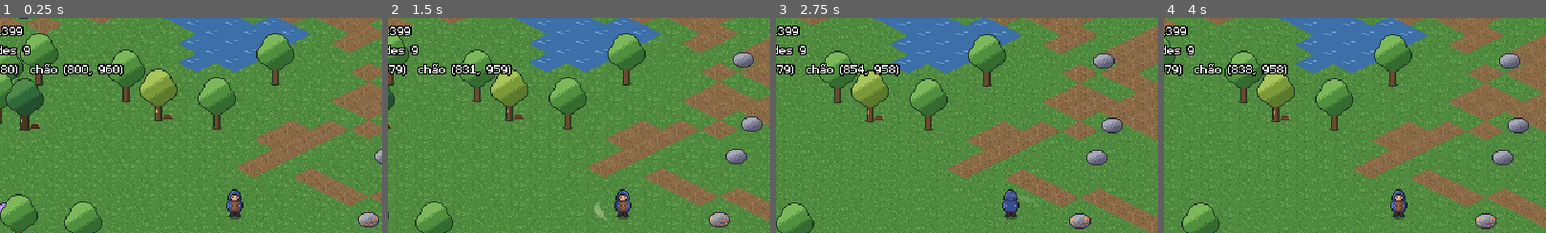
Above: before the commit, frames 1-4 (left to right).
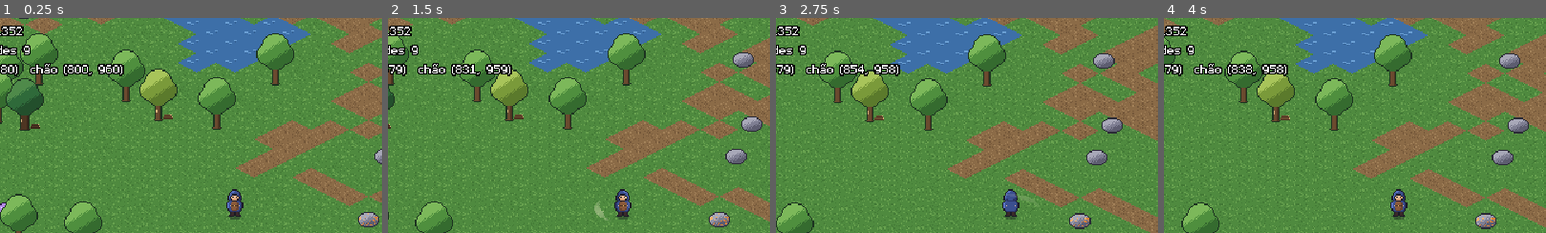
Above: after the commit, the same moments.

Repository: joaovictormendessilva/2d-isometric
Game: Godot game, scene res://scenes/main/main.tscn
The game is run twice, just before and just after one commit, with the same random seed, the same clock (stepped at 60 frames per second) and the same inputs.
Inputs (mouse positions are % of the whole screen's width and height, from its top left):
- Up to frame 1 (0.25 s): no input
- Up to frame 2 (1.5 s): tap Enter (ui_accept) at 0.5 s; move the mouse to (72, 45) at 0.52 s; hold D (move_right) 0.53-1.25 s; hold Enter (ui_accept) 0.53-1.25 s; tap E (interact) at 0.6 s; click (72, 45) at 0.67 s; drag from (30, 55) to (90, 26) at 1.27 s
- Up to frame 3 (2.75 s): tap Enter (ui_accept) at 2, 2.3 s; move the mouse to (60, 28) at 2.02 s; press the mouse at (60, 28) at 2.03 s; hold D (move_right) from 2.03 s (still down)
- Up to frame 4 (4 s): release D (move_right) at 2.75 s; release the mouse at (60, 28) at 2.75 s; drag from (45, 70) to (86, 26) at 2.77 s; tap Enter (ui_accept) at 3.5 s; move the mouse to (80, 65) at 3.52 s; hold A (move_left) from 3.53 s (still down); hold Enter (ui_accept) from 3.53 s (still down); tap E (interact) at 3.6 s; click (80, 65) at 3.67 s
The pictures show only the part of the screen within x 19-69%, y 4-54%; the shares and areas given below are measured in that part.

The runs differ from the first frame. In frame 1, less than 0.1% of the frame differs, in the area x 2-7%, y 3-9%; in frame 2, less than 0.1%; in frame 3, less than 0.1%; in frame 4, less than 0.1%.

Commit message:
E2 feedback: free inventory window, split stacks, starter kit, backpack-ready size
- DraggableWindow (reusable): drag by the title bar, remembers its position locally
  (UserSettings), never leaves the screen; inventory no longer blocks the world
- Close with Esc too; dropping outside the window detected at drag end
- Right click splits a stack with a slider dialog into the slot to the right (validated on
  the host; the window explains when that slot is not free)
- Debug-only starter kit (data/debug/starter_kit.tres, game/debug/starter_kit): never in
  exported builds; tests start empty
- Client asks the host for its full player state when its character arrives
- 12 slots without a backpack (backpacks come with equipment, E4)
- Fix: UI nodes created outside the tree leaked when setup never ran; wrapped hint text
  stretched the window
- Docs: ADR-016 updated (backpacks, free window, split, filter instead of tabs)

Diff:
--- a/core/actors/actor_stats.gd
+++ b/core/actors/actor_stats.gd
@@ -28,5 +28,5 @@
 @export var pickup_radius: float = 16.0
 
 @export_group("Inventário")
-## Espaços do inventário (bolsas e equipamentos poderão somar, por jogador).
+## Espaços do inventário sem mochila (mochilas equipadas somarão, por jogador — Etapa E4).
 @export var inventory_slots: int = Inventory.DEFAULT_SLOTS
--- a/core/items/inventory.gd
+++ b/core/items/inventory.gd
@@ -11,8 +11,8 @@
 
 ## Limite de pilha sem catálogo de itens (testes) ou para item desconhecido.
 const DEFAULT_STACK := 99
-## Tamanho padrão do inventário de um jogador.
-const DEFAULT_SLOTS := 30
+## Espaços de quem ainda não tem mochila (mochilas somam espaços, Etapa E4).
+const DEFAULT_SLOTS := 12
 const EMPTY := &""
 
 var _ids: Array[StringName] = []
@@ -127,6 +127,25 @@
 	return true
 
 
+## Separa `amount` da pilha de `from` para o espaço vazio `to`. Retorna se conseguiu.
+func split(from: int, amount: int, to: int) -> bool:
+	if not can_split(from, amount, to):
+		return false
+	_set_slot(to, _ids[from], amount)
+	_set_slot(from, _ids[from], _amounts[from] - amount)
+	return true
+
+
+func can_split(from: int, amount: int, to: int) -> bool:
+	return is_valid_slot(from) and is_valid_slot(to) and from != to \
+		and _ids[to] == EMPTY and amount >= 1 and amount < _amounts[from]
+
+
+## Para onde vai a parte separada de uma pilha: o espaço logo à direita (próximo índice).
+static func split_target(from: int) -> int:
+	return from + 1
+
+
 ## Esvazia um espaço e devolve o que havia nele: [id, quantidade].
 func take_slot(index: int) -> Array:
 	var content := [_ids[index], _amounts[index]]
--- /dev/null
+++ b/core/items/item_bundle.gd
@@ -0,0 +1,11 @@
+class_name ItemBundle
+extends Resource
+## Um conjunto fixo de itens: id do item → quantidade (ex.: o kit de testes).
+
+@export var items: Dictionary[StringName, int] = {}
+
+
+## Guarda tudo no inventário (o que não couber fica de fora).
+func give_to(inventory: Inventory) -> void:
+	for item_id in items:
+		inventory.add(item_id, items[item_id])
--- /dev/null
+++ b/core/user_settings.gd
@@ -0,0 +1,21 @@
+class_name UserSettings
+extends RefCounted
+## Preferências locais de quem joga neste computador (posição de janelas...), em
+## `user://settings.cfg`. Nada de estado de jogo aqui: só conforto de interface.
+
+const PATH := "user://settings.cfg"
+
+
+static func get_value(section: String, key: String, default: Variant) -> Variant:
+	var config := ConfigFile.new()
+	if config.load(PATH) != OK:
+		return default
+	var value: Variant = config.get_value(section, key, default)
+	return value if typeof(value) == typeof(default) else default  # arquivo mexido à mão
+
+
+static func set_value(section: String, key: String, value: Variant) -> void:
+	var config := ConfigFile.new()
+	config.load(PATH)  # sem arquivo ainda: começa vazio
+	config.set_value(section, key, value)
+	config.save(PATH)
--- a/data/actors/player.tres
+++ b/data/actors/player.tres
@@ -14,4 +14,4 @@
 hit_stun = 0.2
 knockback_resistance = 0.0
 pickup_radius = 16.0
-inventory_slots = 30
+inventory_slots = 12
--- /dev/null
+++ b/data/debug/starter_kit.tres
@@ -0,0 +1,15 @@
+[gd_resource type="Resource" script_class="ItemBundle" load_steps=2 format=3]
+
+[ext_resource type="Script" path="res://core/items/item_bundle.gd" id="1_bundle"]
+
+[resource]
+script = ExtResource("1_bundle")
+items = Dictionary[StringName, int]({
+&"wood": 120,
+&"copper_ore": 30,
+&"stone": 20,
+&"gel": 15,
+&"oak_wood": 5,
+&"stone_axe": 1,
+&"stone_pickaxe": 1
+})
--- a/data/i18n/texts.csv
+++ b/data/i18n/texts.csv
@@ -35,5 +35,9 @@
 NET_OPEN_FAILED,Não foi possível abrir a rede (porta %d em uso?),Could not open the network (is port %d in use?)
 GATHER_INVENTORY_FULL,Inventário cheio,Inventory full
 INVENTORY_TITLE,Inventário,Inventory
-INVENTORY_HINT,Arraste para mover · solte fora para jogar no chão,Drag to move · drop outside to throw away
+INVENTORY_HINT,Arraste: mover · fora: jogar no chão · botão direito: dividir,Drag: move · outside: throw away · right click: split
 HUD_INVENTORY_KEY,[%s] Inventário,[%s] Inventory
+SPLIT_AMOUNT,Dividir: %d,Split: %d
+SPLIT_CONFIRM,Dividir,Split
+SPLIT_CANCEL,Cancelar,Cancel
+SPLIT_NEEDS_FREE_SLOT,Precisa de um espaço livre à direita,Needs a free slot to the right
--- a/project.godot
+++ b/project.godot
@@ -97,6 +97,10 @@
 
 common/physics_interpolation=true
 
+[game]
+
+debug/starter_kit=true
+
 [gui]
 
 theme/custom="res://assets/ui/theme.tres"
--- a/scenes/main/entity_spawner.gd
+++ b/scenes/main/entity_spawner.gd
@@ -36,6 +36,8 @@
 var damage_numbers: DamageNumbers
 var items: ItemDatabase
 var player_state: PlayerStateSync
+## Kit de testes dado a cada jogador ao entrar (só em compilações de desenvolvimento; ver main).
+var starter_kit: ItemBundle
 
 var _monster_points: Array[MonsterSpawnPoint] = []
 var _next_pickup_id := 1
@@ -130,6 +132,8 @@
 	if multiplayer.is_server():
 		character.died.connect(_on_player_died)
 		player_state.track_player(character.player_id)
+		if starter_kit:
+			starter_kit.give_to(session.get_inventory(character.player_id))
 	return character
 
 
--- a/scenes/main/main.gd
+++ b/scenes/main/main.gd
@@ -12,9 +12,13 @@
 const START_REGION := preload("res://scenes/regions/meadow/meadow.tscn")
 const SKILLS_DIR := "res://data/skills/"
 const SCREENSHOT_FRAMES := 45
+const STARTER_KIT := "res://data/debug/starter_kit.tres"
 
 ## Defina antes de adicionar à árvore para ignorar a linha de comando (testes de rede).
 var configure_network_from_command_line := true
+## Kit de itens para testes (`game/debug/starter_kit` no project.godot). Só existe em
+## compilações de desenvolvimento: um jogo exportado nunca dá itens de graça. Testes desligam.
+var use_debug_starter_kit := true
 
 var items := ItemDatabase.load_all()
 var skills := DataCatalog.new(SKILLS_DIR)
@@ -56,6 +60,9 @@
 	player_state.items = items
 	player_state.skills = skills
 	player_state.spawner = _spawner
+	if use_debug_starter_kit and OS.is_debug_build() \
+			and ProjectSettings.get_setting("game/debug/starter_kit", false):
+		_spawner.starter_kit = load(STARTER_KIT)
 	_spawner.local_player_spawned.connect(_on_local_player_spawned)
 	_debug_overlay.session = session
 	_debug_overlay.player_id = local_player_id()
@@ -84,6 +91,7 @@
 	_player_feedback.setup(character, inventory, progress, items, skills, _damage_numbers)
 	_interaction_prompt.setup(character)
 	_inventory_panel.setup(inventory, items, player_state)
+	player_state.request_full_state()
 
 
 ## Desliga teclado/controle do jogador local (testes e capturas dirigem o personagem
--- a/scenes/net/player_state_sync.gd
+++ b/scenes/net/player_state_sync.gd
@@ -38,9 +38,22 @@
 		_send(player_id, &"_skill_xp", [skill_id, xp]))
 
 
+## Cliente: pede ao host o estado completo do próprio jogador (todos os espaços e a
+## experiência). Chamado quando o personagem local chega: mensagens anteriores podem ter
+## chegado antes de o jogador existir aqui.
+func request_full_state() -> void:
+	if NetRules.is_online(multiplayer) and not multiplayer.is_server():
+		_full_state_requested.rpc_id(1)
+
+
 ## Jogador local quer mover o conteúdo de um espaço para outro.
 func request_move(from: int, to: int) -> void:
 	_request(&"_move_requested", [from, to])
+
+
+## Jogador local quer separar `amount` da pilha de `index` para o espaço à direita.
+func request_split(index: int, amount: int) -> void:
+	_request(&"_split_requested", [index, amount])
 
 
 ## Jogador local quer jogar fora o conteúdo de um espaço (cai no chão, só ele vê).
@@ -74,6 +87,13 @@
 
 
 @rpc("any_peer", "call_remote", "reliable")
+func _split_requested(index: int, amount: int) -> void:
+	var inventory := session.get_inventory(_requester()) if multiplayer.is_server() else null
+	if inventory:
+		inventory.split(index, amount, Inventory.split_target(index))  # confere tudo
+
+
+@rpc("any_peer", "call_remote", "reliable")
 func _drop_requested(index: int) -> void:
 	if not multiplayer.is_server():
 		return
@@ -89,6 +109,19 @@
 		DROP_DISTANCE.y, DROP_CLEARANCE)
 	spawner.spawn_pickup(items.get_item(content[0]), content[1], player_id, character.position, spot,
 		true)
+
+
+@rpc("any_peer", "call_remote", "reliable")
+func _full_state_requested() -> void:
+	var player_id := multiplayer.get_remote_sender_id()
+	var inventory := session.get_inventory(player_id) if multiplayer.is_server() else null
+	if inventory == null:
+		return
+	for index in inventory.capacity():
+		_send(player_id, &"_slot", [index, inventory.slot_item(index), inventory.slot_amount(index)])
+	var progress := session.get_skills(player_id)
+	for skill in skills.entries():
+		_send(player_id, &"_skill_xp", [skill.id, progress.xp(skill.id)])
 
 
 @rpc("authority", "call_remote", "reliable")
--- /dev/null
+++ b/scenes/ui/draggable_window.gd
@@ -0,0 +1,63 @@
+class_name DraggableWindow
+extends PanelContainer
+## Janela da interface que o jogador arrasta pela barra de título e que lembra onde ficou
+## (`UserSettings`). Não bloqueia o jogo: fora dela, mouse e teclado seguem para o mundo.
+## Uso: `setup(título, chave)` e depois `add_content(nó)`.
+
+const SETTINGS_SECTION := "windows"
+
+var _key := ""
+var _column := VBoxContainer.new()
+var _title := Label.new()
+var _dragging := false
+
+
+func _ready() -> void:
+	add_child(_column)
+	_column.add_child(_title)
+
+
+func setup(title: String, settings_key: String) -> void:
+	_key = settings_key
+	_title.text = title
+	_title.horizontal_alignment = HORIZONTAL_ALIGNMENT_CENTER
+	_title.mouse_filter = Control.MOUSE_FILTER_STOP  # a barra de título pega o clique
+	_title.mouse_default_cursor_shape = Control.CURSOR_MOVE
+	_title.gui_input.connect(_on_title_input)
+	resized.connect(_place, CONNECT_ONE_SHOT)  # posição só depois de saber o tamanho
+
+
+func add_content(node: Control) -> void:
+	_column.add_child(node)
+
+
+## Ajusta o tamanho ao conteúdo atual (contêineres crescem sozinhos, mas não encolhem).
+func fit_content() -> void:
+	reset_size.call_deferred()
+
+
+## A janela (sem a barra de título) contém este ponto da tela?
+func contains_screen_point(point: Vector2) -> bool:
+	return get_global_rect().has_point(point)
+
+
+func _place() -> void:
+	var centered := (get_viewport_rect().size - size) / 2.0
+	position = _clamped(UserSettings.get_value(SETTINGS_SECTION, _key, centered.round()))
+
+
+func _on_title_input(event: InputEvent) -> void:
+	var button := event as InputEventMouseButton
+	if button and button.button_index == MOUSE_BUTTON_LEFT:
+		_dragging = button.pressed
+		if not _dragging:
+			UserSettings.set_value(SETTINGS_SECTION, _key, position)
+	var motion := event as InputEventMouseMotion
+	if motion and _dragging:
+		position = _clamped(position + motion.relative)
+
+
+## A janela nunca sai da tela.
+func _clamped(at: Vector2) -> Vector2:
+	var limit := get_viewport_rect().size - size
+	return Vector2(clampf(at.x, 0.0, maxf(limit.x, 0.0)), clampf(at.y, 0.0, maxf(limit.y, 0.0))).round()
--- a/scenes/ui/inventory_panel.gd
+++ b/scenes/ui/inventory_panel.gd
@@ -1,68 +1,105 @@
 class_name InventoryPanel
 extends Control
-## Tela de inventário do jogador LOCAL (tecla I / Tab / botão Y). Ocupa a tela toda enquanto
-## aberta: soltar um item fora da janela joga o item no chão. Cada ação vira um pedido ao
-## host (PlayerStateSync); a tela só mostra o inventário, que muda quando o host decide.
+## Inventário do jogador LOCAL (abre e fecha com I / Tab / botão Y; Esc fecha). É uma janela
+## livre: o jogador a arrasta para onde preferir e pode andar e lutar com ela aberta (fora
+## dela, o mouse segue para o mundo). Cada ação vira um pedido ao host (PlayerStateSync); a
+## tela só mostra o inventário, que muda quando o host decide.
 
 const COLUMNS := 6
 const SLOT_GAP := 2
+const SETTINGS_KEY := "inventory"
+## Por quanto tempo um aviso (ex.: falta espaço para dividir) fica no lugar da dica.
+const MESSAGE_TIME := 2.5
+const MESSAGE_COLOR := Color("ff9f6b")
+const HINT_ALPHA := 0.7
 
 var _inventory: Inventory
 var _player_state: PlayerStateSync
+var _window := DraggableWindow.new()
+var _split := SplitDialog.new()
+var _hint: Label
 var _slots: Array[InventorySlot] = []
+var _message_left := 0.0
 
 
 func _ready() -> void:
 	visible = false
 	set_anchors_preset(Control.PRESET_FULL_RECT)
+	mouse_filter = Control.MOUSE_FILTER_IGNORE  # só a janela pega o mouse
+	add_child(_window)  # na árvore desde já: sem setup (cliente recusado) nada fica solto
+	add_child(_split)
 
 
 func setup(inventory: Inventory, items: ItemDatabase, player_state: PlayerStateSync) -> void:
 	_inventory = inventory
 	_player_state = player_state
-	var window := PanelContainer.new()
-	window.set_anchors_preset(Control.PRESET_CENTER)
-	window.grow_horizontal = Control.GROW_DIRECTION_BOTH
-	window.grow_vertical = Control.GROW_DIRECTION_BOTH
-	add_child(window)
-	var column := VBoxContainer.new()
-	window.add_child(column)
-	column.add_child(_label(Texts.get_text(&"INVENTORY_TITLE")))
+	_window.setup(Texts.get_text(&"INVENTORY_TITLE"), SETTINGS_KEY)
 	var grid := GridContainer.new()
 	grid.columns = COLUMNS
 	grid.add_theme_constant_override(&"h_separation", SLOT_GAP)
 	grid.add_theme_constant_override(&"v_separation", SLOT_GAP)
-	column.add_child(grid)
+	_window.add_content(grid)
 	for i in inventory.capacity():
 		var slot := InventorySlot.new()
 		slot.setup(i, inventory, items)
 		slot.move_requested.connect(player_state.request_move)
+		slot.dropped_nowhere.connect(_on_dropped_nowhere)
+		slot.split_requested.connect(_on_split_requested)
 		grid.add_child(slot)
 		_slots.append(slot)
-	var hint := _label(Texts.get_text(&"INVENTORY_HINT"))
-	hint.autowrap_mode = TextServer.AUTOWRAP_WORD_SMART  # a janela fica da largura da grade
-	hint.modulate = Color(1, 1, 1, 0.7)
-	column.add_child(hint)
+	_hint = Label.new()
+	# Quebra de linha na largura da grade (sem largura fixa, o texto mede uma palavra por linha).
+	_hint.autowrap_mode = TextServer.AUTOWRAP_WORD_SMART
+	_hint.custom_minimum_size.x = grid.get_combined_minimum_size().x
+	_hint.horizontal_alignment = HORIZONTAL_ALIGNMENT_CENTER
+	_window.add_content(_hint)
+	_show_hint()
+	_split.confirmed.connect(player_state.request_split)
 	inventory.slot_changed.connect(func(index: int) -> void: _slots[index].refresh())
 
 
 func _unhandled_input(event: InputEvent) -> void:
-	if _inventory and event.is_action_pressed(&"inventory"):
+	if _inventory == null:
+		return
+	if event.is_action_pressed(&"inventory") or (visible and event.is_action_pressed(&"ui_cancel")):
 		visible = not visible
+		_split.hide()
 		get_viewport().set_input_as_handled()
 
 
-## O fundo (fora da janela) aceita itens arrastados: soltar aqui joga no chão.
-func _can_drop_data(_at_position: Vector2, data: Variant) -> bool:
-	return data is Dictionary and data.has(InventorySlot.DRAG_KEY)
+func _process(delta: float) -> void:
+	if _message_left > 0.0:
+		_message_left -= delta
+		if _message_left <= 0.0:
+			_show_hint()
 
 
-func _drop_data(_at_position: Vector2, data: Variant) -> void:
-	_player_state.request_drop(data[InventorySlot.DRAG_KEY])
+func _on_dropped_nowhere(index: int) -> void:
+	drop_if_outside(index, get_global_mouse_position())
 
 
-func _label(text: String) -> Label:
-	var label := Label.new()
-	label.text = text
-	label.horizontal_alignment = HORIZONTAL_ALIGNMENT_CENTER
-	return label
+## Item arrastado e solto fora de qualquer espaço: se foi fora da janela, cai no chão.
+func drop_if_outside(index: int, screen_point: Vector2) -> void:
+	if not _window.contains_screen_point(screen_point):
+		_player_state.request_drop(index)
+
+
+func _on_split_requested(index: int) -> void:
+	var target := Inventory.split_target(index)
+	if not _inventory.is_valid_slot(target) or _inventory.slot_item(target) != Inventory.EMPTY:
+		_show_message(Texts.get_text(&"SPLIT_NEEDS_FREE_SLOT"))
+		return
+	_split.open(index, _inventory.slot_amount(index), get_global_mouse_position())
+
+
+func _show_message(text: String) -> void:
+	_hint.text = text
+	_hint.modulate = MESSAGE_COLOR
+	_message_left = MESSAGE_TIME
+	_window.fit_content()
+
+
+func _show_hint() -> void:
+	_hint.text = Texts.get_text(&"INVENTORY_HINT")
+	_hint.modulate = Color(1, 1, 1, HINT_ALPHA)
+	_window.fit_content()
--- a/scenes/ui/inventory_slot.gd
+++ b/scenes/ui/inventory_slot.gd
@@ -4,6 +4,10 @@
 ## mouse. Arrastar o conteúdo para outro espaço pede a troca (quem decide é o host).
 
 signal move_requested(from: int, to: int)
+## O arrasto que começou neste espaço terminou sem cair em outro espaço.
+signal dropped_nowhere(index: int)
+## Botão direito: dividir a pilha.
+signal split_requested(index: int)
 
 const SIZE := Vector2(24, 24)
 const ICON_SIZE := Vector2(16, 16)  # ícones 8x8 em escala 2, ainda em pixels inteiros
@@ -20,6 +24,7 @@
 var _icon := TextureRect.new()
 var _amount := Label.new()
 var _hovered := false
+var _dragging_from_here := false
 
 
 func setup(p_index: int, inventory: Inventory, items: ItemDatabase) -> void:
@@ -66,6 +71,7 @@
 	var holder := Control.new()  # centraliza o ícone no ponteiro
 	holder.add_child(preview)
 	set_drag_preview(holder)
+	_dragging_from_here = true
 	return {DRAG_KEY: index}
 
 
@@ -77,6 +83,21 @@
 	move_requested.emit(data[DRAG_KEY], index)
 
 
+func _notification(what: int) -> void:
+	if what == NOTIFICATION_DRAG_END and _dragging_from_here:
+		_dragging_from_here = false
+		if not get_viewport().gui_is_drag_successful():
+			dropped_nowhere.emit(index)
+
+
+func _gui_input(event: InputEvent) -> void:
+	var button := event as InputEventMouseButton
+	if button and button.pressed and button.button_index == MOUSE_BUTTON_RIGHT \
+			and _inventory.slot_amount(index) > 1:
+		split_requested.emit(index)
+		accept_event()
+
+
 func _set_hovered(value: bool) -> void:
 	_hovered = value
 	queue_redraw()
--- /dev/null
+++ b/scenes/ui/split_dialog.gd
@@ -0,0 +1,68 @@
+class_name SplitDialog
+extends PanelContainer
+## Janelinha para dividir uma pilha: o jogador escolhe quanto separar (1 até a pilha − 1).
+## Enter confirma, Esc cancela.
+
+signal confirmed(index: int, amount: int)
+
+var _index := 0
+var _slider := HSlider.new()
+var _label := Label.new()
+
+
+func _ready() -> void:
+	visible = false
+	var column := VBoxContainer.new()
+	add_child(column)
+	_label.horizontal_alignment = HORIZONTAL_ALIGNMENT_CENTER
+	column.add_child(_label)
+	_slider.custom_minimum_size = Vector2(90, 12)
+	_slider.value_changed.connect(_on_value_changed.unbind(1))
+	column.add_child(_slider)
+	var buttons := HBoxContainer.new()
+	buttons.alignment = BoxContainer.ALIGNMENT_CENTER
+	column.add_child(buttons)
+	buttons.add_child(_button(&"SPLIT_CONFIRM", _confirm))
+	buttons.add_child(_button(&"SPLIT_CANCEL", hide))
+
+
+## Abre para a pilha de `amount` itens do espaço `index`, perto de `at` (tela).
+func open(index: int, amount: int, at: Vector2) -> void:
+	_index = index
+	_slider.min_value = 1
+	_slider.max_value = amount - 1
+	_slider.value = amount / 2
+	_on_value_changed()
+	visible = true
+	reset_size()
+	var limit := get_viewport_rect().size - size
+	position = Vector2(clampf(at.x, 0.0, limit.x), clampf(at.y, 0.0, limit.y)).round()
+	_slider.grab_focus()
+
+
+func _unhandled_input(event: InputEvent) -> void:
+	if not visible:
+		return
+	if event.is_action_pressed(&"ui_accept"):
+		_confirm()
+	elif event.is_action_pressed(&"ui_cancel"):
+		hide()
+	else:
+		return
+	get_viewport().set_input_as_handled()
+
+
+func _confirm() -> void:
+	hide()
+	confirmed.emit(_index, int(_slider.value))
+
+
+func _on_value_changed() -> void:
+	_label.text = Texts.format(&"SPLIT_AMOUNT", [int(_slider.value)])
+
+
+func _button(key: StringName, action: Callable) -> Button:
+	var button := Button.new()
+	button.text = Texts.get_text(key)
+	button.pressed.connect(action)
+	return button
--- a/tests/framework/test_case.gd
+++ b/tests/framework/test_case.gd
@@ -32,7 +32,9 @@
 
 ## Cria o jogo completo (cena principal) com o controle local desligado.
 func start_game() -> Node:
-	var game := add_to_tree(MAIN_SCENE.instantiate())
+	var game := MAIN_SCENE.instantiate()
+	game.use_debug_starter_kit = false  # testes contam itens: começam de mãos vazias
+	add_to_tree(game)
 	game.detach_local_input()
 	return game
 
@@ -84,6 +86,7 @@
 	_multiplayer_roots.append(viewport.get_path())
 	var game := MAIN_SCENE.instantiate()
 	game.configure_network_from_command_line = false
+	game.use_debug_starter_kit = false
 	var network: Network = game.get_node("Network")
 	network.role = role
 	network.port = port
--- a/tests/test_inventory.gd
+++ b/tests/test_inventory.gd
@@ -44,6 +44,17 @@
 	check(inventory.slot_amount(2) == limit and inventory.slot_amount(1) == 3,
 		"mesmo item junta até o limite; o resto fica")
 	check(inventory.count(&"wood") == limit + 3, "mover não cria nem some itens")
+
+
+func test_split_moves_part_of_a_stack_to_the_right() -> void:
+	var inventory := Inventory.new(3, ItemDatabase.load_all())
+	inventory.add(&"wood", 10)
+	check(inventory.split(0, 4, Inventory.split_target(0)), "dividiu")
+	check(inventory.slot_amount(0) == 6 and inventory.slot_amount(1) == 4, "6 ficaram, 4 foram para a direita")
+	check(not inventory.split(0, 2, 1), "não divide para um espaço ocupado")
+	check(not inventory.split(0, 6, 2) and not inventory.split(0, 0, 2), "nem a pilha toda, nem zero")
+	check(not inventory.split(2, 1, 3), "nem a partir do último espaço (não há direita)")
+	check(inventory.count(&"wood") == 10, "nada se perdeu")
 
 
 func test_remove_is_all_or_nothing() -> void:
@@ -101,6 +112,24 @@
 	check(inventory.slot_item(0) == &"stone" and inventory.slot_item(1) == &"wood", "soltar no espaço troca")
 	check(label.text == "2", "o quadrado atualizou")
 
-	panel._drop_data(Vector2.ZERO, {InventorySlot.DRAG_KEY: 1})
+	panel.drop_if_outside(1, Vector2(-50, -50))  # bem fora da janela
 	await physics_frames(2)
 	check(inventory.count(&"wood") == 0 and pickups(game).size() == 1, "soltar fora joga no chão")
+
+
+## Botão direito numa pilha: sem espaço à direita, avisa; com espaço, a janelinha divide.
+func test_split_from_the_screen() -> void:
+	var game := start_game()
+	var inventory := (game.session as GameSession).get_inventory(game.local_player_id())
+	inventory.add(&"wood", 10)
+	inventory.add(&"stone", 1)  # ocupa o espaço à direita da madeira
+	var panel: InventoryPanel = game.get_node("UI/InventoryPanel")
+	panel._on_split_requested(0)
+	check(panel._hint.text == Texts.get_text(&"SPLIT_NEEDS_FREE_SLOT"), "avisa que falta espaço")
+	check(not panel._split.visible, "a janelinha não abre")
+	inventory.move(1, 2)  # libera o espaço à direita
+	panel._on_split_requested(0)
+	check(panel._split.visible, "a janelinha abre")
+	panel._split._slider.value = 3
+	panel._split._confirm()
+	check(inventory.slot_amount(0) == 7 and inventory.slot_amount(1) == 3, "separou 3")
--- a/tests/test_network.gd
+++ b/tests/test_network.gd
@@ -261,6 +261,8 @@
 	for bad: Array in [[-1, 0], [0, 999], [999, 0]]:
 		state.request_move(bad[0], bad[1])
 	state.request_drop(999)
+	state.request_split(0, 999)
+	state.request_split(0, -5)
 	await physics_frames(10)
 	check(on_host.slot_item(0) == &"stone" and on_client.slot_item(0) == &"stone", "troca feita no host e vista no cliente")
 	check(host_own.count(&"gel") == 1, "inventário do host intacto")
@@ -285,6 +287,7 @@
 	tree.set_multiplayer(SceneMultiplayer.new(), viewport.get_path())
 	var client := MAIN_SCENE.instantiate()
 	client.configure_network_from_command_line = false
+	client.use_debug_starter_kit = false
 	var network: Network = client.get_node("Network")
 	network.role = Network.Role.CLIENT
 	network.port = PORT
Not shown, added: core/items/item_bundle.gd.uid
Not shown, added: core/user_settings.gd.uid
Not shown, added: scenes/ui/draggable_window.gd.uid
Not shown, added: scenes/ui/split_dialog.gd.uid
Not shown, changed: docs/01-decisoes.md
Not shown, changed: docs/02-plano-e-status.md
